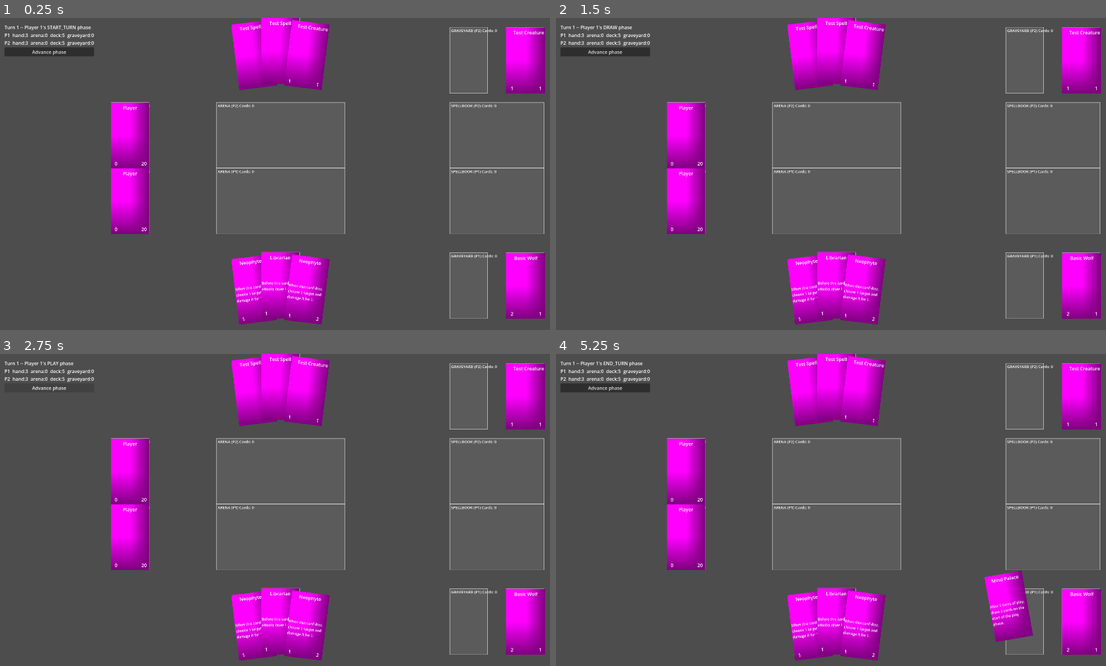
Above: before the commit, frames 1-4 (two rows, left to right).
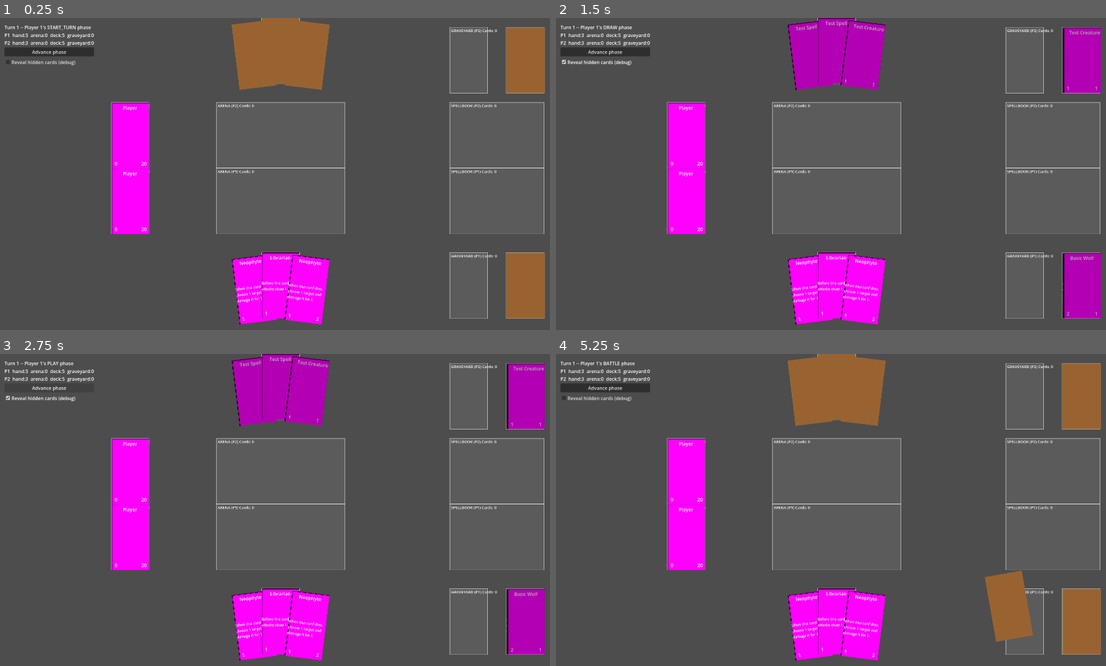
Above: after the commit, the same moments.

Repository: KT0mi/KT0mi_Card_Game_Godot
Game: Godot game, scene res://Scenes/TestScene.tscn
The game is run twice, just before and just after one commit, with the same random seed, the same clock (stepped at 60 frames per second) and the same inputs.
Inputs (mouse positions are in pixels of both pictures, inside the frame that each line leads up to):
- Up to frame 1 (0.25 s): no input
- Up to frame 2 (1.5 s): click "Advance phase" at 0.5 s; click (605, 61) at 1.25 s, where only the run after the commit has a clickable "Reveal hidden cards (debug)"
- Up to frame 3 (2.75 s): click "Advance phase" at 2 s
- Up to frame 4 (5.25 s): click (605, 397) at 2.75 s, where only the run after the commit has a clickable "Reveal hidden cards (debug)"; click "Advance phase" at 3.5 s; click (605, 397) at 4.25 s, where only the run after the commit has a clickable "Reveal hidden cards (debug)"; tap Enter at 5 s; drag from (1078, 622) to (688, 538) at 5.02 s

The runs differ from the first frame. In frame 1, 11% of the frame differs, in the area x 1-100%, y 0-99%; in frame 2, 9.1%; in frame 3, 9.1%; in frame 4, 12%.

Commit message:
Added hidden status for cards: cards can be hidden from the client and therefore show the Cardback colorrect (placeholder); Added DebugSettings for testing purposes: Now one can reveal hidden cards when debugging

Diff:
--- a/Scenes/ArenaHolder.tscn
+++ b/Scenes/ArenaHolder.tscn
@@ -1,6 +1,6 @@
 [gd_scene format=3 uid="uid://dlbv0s30abxbh"]
 
-[ext_resource type="Script" uid="uid://dolrgdmx33i72" path="res://Scripts/SceneScripts/card_holder.gd" id="1_eieim"]
+[ext_resource type="Script" uid="uid://dolrgdmx33i72" path="res://Scripts/SceneScripts/CardHolder.gd" id="1_eieim"]
 
 [sub_resource type="RectangleShape2D" id="RectangleShape2D_6f5jx"]
 size = Vector2(436, 224)
--- a/Scenes/Card.tscn
+++ b/Scenes/Card.tscn
@@ -1,11 +1,12 @@
 [gd_scene format=3 uid="uid://07qc2b2jhuei"]
 
-[ext_resource type="Script" uid="uid://dvv3rnube10c7" path="res://Scripts/SceneScripts/card.gd" id="1_pnb5n"]
-
-[sub_resource type="PlaceholderTexture2D" id="PlaceholderTexture2D_3p273"]
+[ext_resource type="Script" uid="uid://dvv3rnube10c7" path="res://Scripts/SceneScripts/Card.gd" id="1_pnb5n"]
 
 [sub_resource type="RectangleShape2D" id="RectangleShape2D_h8wm0"]
 size = Vector2(127.5, 224.5)
+
+[sub_resource type="PlaceholderTexture2D" id="PlaceholderTexture2D_pnb5n"]
+size = Vector2(127, 224)
 
 [sub_resource type="LabelSettings" id="LabelSettings_pnb5n"]
 font_size = 12
@@ -13,14 +14,12 @@
 [node name="Card" type="Area2D" unique_id=528451555]
 script = ExtResource("1_pnb5n")
 
-[node name="Sprite" type="Sprite2D" parent="." unique_id=875783404]
-position = Vector2(-0.75, 0.24998474)
-scale = Vector2(128.5, 224.49998)
-texture = SubResource("PlaceholderTexture2D_3p273")
-
 [node name="CollisionShape2D" type="CollisionShape2D" parent="." unique_id=806803082]
 position = Vector2(-0.25, 0.24996948)
 shape = SubResource("RectangleShape2D_h8wm0")
+
+[node name="Sprite" type="Sprite2D" parent="." unique_id=1779053753]
+texture = SubResource("PlaceholderTexture2D_pnb5n")
 
 [node name="NameLabel" type="Label" parent="." unique_id=1762791428]
 offset_left = -44.5
@@ -71,6 +70,7 @@
 offset_bottom = 112.0
 grow_horizontal = 2
 grow_vertical = 2
+mouse_filter = 2
 color = Color(0.5940999, 0.3897707, 0.1912097, 1)
 
 [node name="HiddenOverlay" type="ColorRect" parent="." unique_id=670616284]
@@ -86,4 +86,5 @@
 offset_bottom = 112.0
 grow_horizontal = 2
 grow_vertical = 2
+mouse_filter = 2
 color = Color(0, 0, 0, 0.29411766)
--- a/Scenes/CardHolder.tscn
+++ b/Scenes/CardHolder.tscn
@@ -1,6 +1,6 @@
 [gd_scene format=3 uid="uid://iixj5wm8e782"]
 
-[ext_resource type="Script" uid="uid://dolrgdmx33i72" path="res://Scripts/SceneScripts/card_holder.gd" id="1_6f5jx"]
+[ext_resource type="Script" uid="uid://dolrgdmx33i72" path="res://Scripts/SceneScripts/CardHolder.gd" id="1_6f5jx"]
 
 [sub_resource type="RectangleShape2D" id="RectangleShape2D_6f5jx"]
 size = Vector2(128, 224)
--- a/Scenes/SpellbookHolder.tscn
+++ b/Scenes/SpellbookHolder.tscn
@@ -1,6 +1,6 @@
 [gd_scene format=3 uid="uid://qr031myx78re"]
 
-[ext_resource type="Script" uid="uid://dolrgdmx33i72" path="res://Scripts/SceneScripts/card_holder.gd" id="1_ey86k"]
+[ext_resource type="Script" uid="uid://dolrgdmx33i72" path="res://Scripts/SceneScripts/CardHolder.gd" id="1_ey86k"]
 
 [sub_resource type="RectangleShape2D" id="RectangleShape2D_6f5jx"]
 size = Vector2(320, 224)
--- /dev/null
+++ b/Scripts/Debugging/DebugSettings.gd
@@ -0,0 +1,9 @@
+extends Node
+##AutoLoad
+
+signal reveal_hidden_cards_changed(revealed: bool)
+
+var reveal_hidden_cards: bool = false:
+	set(value):
+		reveal_hidden_cards = value
+		reveal_hidden_cards_changed.emit(value)
--- a/Scripts/GameState.gd
+++ b/Scripts/GameState.gd
@@ -7,6 +7,9 @@
 
 var player_one: Player
 var player_two: Player
+
+#Which player object the client is playing as
+var local_player: Player
 
 func players() -> Array[Player]:
 	return [player_one, player_two]
--- a/Scripts/SceneScripts/CardViewManager.gd
+++ b/Scripts/SceneScripts/CardViewManager.gd
@@ -52,6 +52,15 @@
 			return holder
 	return null
 
+func is_card_hidden_from_local_view(card_instance) -> bool:
+	if card_instance == null:
+		return false
+	if card_instance.current_zone == Zone.Type.DECK:
+		return true
+	if card_instance.current_zone == Zone.Type.HAND and card_instance.owner != GameState.local_player:
+		return true
+	return false
+
 func _refresh_card_visuals(card_instance: CardInstance) -> void:
 	var card := card_node_for(card_instance)
 	card._refresh_visuals()
--- a/Scripts/SceneScripts/MatchController.gd
+++ b/Scripts/SceneScripts/MatchController.gd
@@ -1,5 +1,11 @@
 extends Node2D
-##PLACEHOLDER SCRIPT
+######################################
+######## PLACEHOLDER SCRIPT ##########
+######################################
+#Since this is a connection between game logic and scene control, spawning, and debugging
+#this must later be refactored into smaller scripts and if possible passing as must logic
+#into autoloaders
+
 #This sets up a match by building decks, spawning cards, cardholders
 #sets up a minimal debug ui
 
@@ -28,6 +34,8 @@
 	_refresh_ui()
 
 func _setup_players() -> void:
+	GameState.local_player = GameState.player_one #Default value for testing
+
 	for entry in [
 		{player = GameState.player_one, deck = player_one_deck},
 		{player = GameState.player_two, deck = player_two_deck},
@@ -77,6 +85,11 @@
 	advance_button.text = "Advance phase"
 	advance_button.pressed.connect(_on_advance_pressed)
 	vbox.add_child(advance_button)
+
+	var reveal_checkbox := CheckBox.new()
+	reveal_checkbox.text = "Reveal hidden cards (debug)"
+	reveal_checkbox.toggled.connect(func(pressed: bool): DebugSettings.reveal_hidden_cards = pressed)
+	vbox.add_child(reveal_checkbox)
 
 func _on_advance_pressed() -> void:
 	await TurnController.advance_phase()
--- a/Scripts/SceneScripts/card.gd
+++ b/Scripts/SceneScripts/card.gd
@@ -43,6 +43,7 @@
 	mouse_exited.connect(_on_mouse_exited)
 
 	get_viewport().physics_object_picking_first_only = true
+	DebugSettings.reveal_hidden_cards_changed.connect(func(_v): _update_hidden_state())
 
 func bind(instance: CardInstance) -> void:
 	card_instance = instance
@@ -60,6 +61,14 @@
 	else:
 		endurance_label.text = ""
 		attack_label.text = ""
+	_update_hidden_state()
+
+func _update_hidden_state() -> void:
+	var hidden := CardViewManager.is_card_hidden_from_local_view(card_instance)
+	var reveal := DebugSettings.reveal_hidden_cards
+
+	card_back.visible = hidden and not reveal
+	hidden_overlay.visible = hidden and reveal
 
 func set_selected(value: bool) -> void:
 	selected = value
--- a/project.godot
+++ b/project.godot
@@ -27,6 +27,7 @@
 CardViewManager="*uid://drhoovfrn2on7"
 DamagePipeline="*uid://cuqh1a8s5hc0u"
 ChoiceManager="*uid://o4tlmm8e4i2s"
+DebugSettings="*uid://bo3is8qxf443k"
 
 [display]
 
Not shown, added: Scripts/Debugging/DebugSettings.gd.uid
Renamed: Scripts/SceneScripts/card_holder.gd -> Scripts/SceneScripts/CardHolder.gd
Renamed: Scripts/SceneScripts/card_holder.gd.uid -> Scripts/SceneScripts/CardHolder.gd.uid
